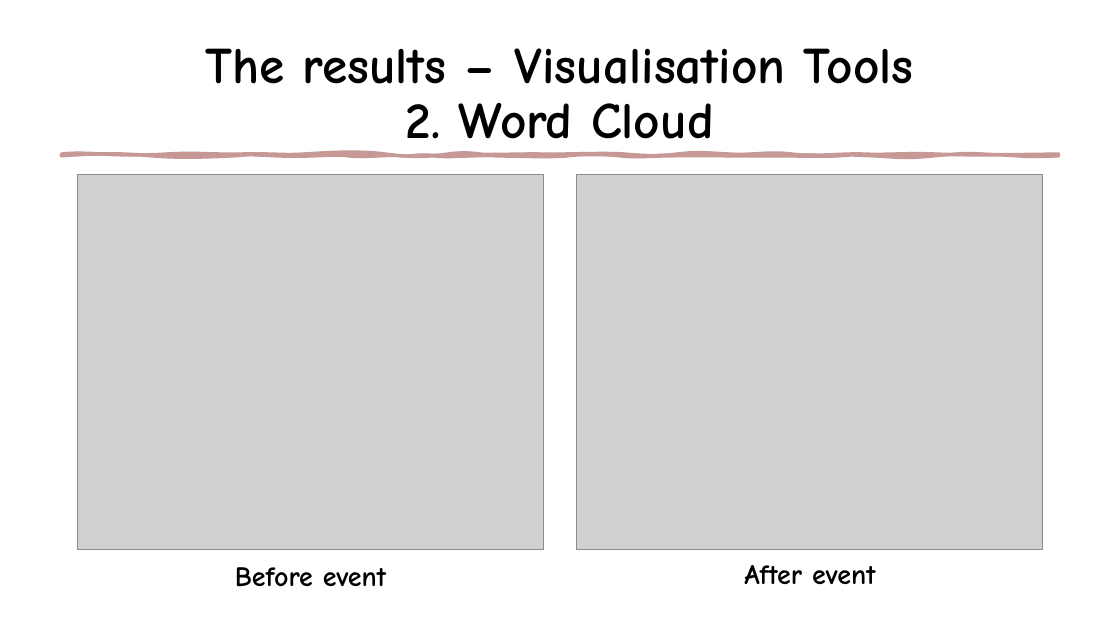
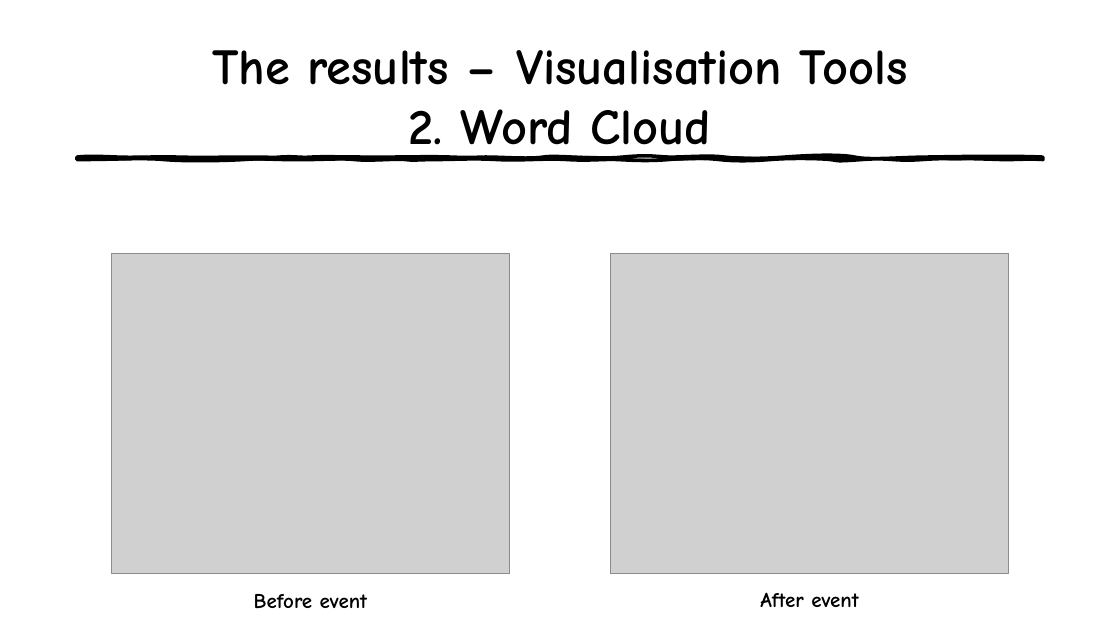
Before and after one commit to ionais/SentimentAnalysis, a slide deck: slide 14 of 20211215_ResearchMethodsProject_SentimentAnalysis_CocaCola.pptx. Drawn at 1120x630 pixels with LibreOffice and Linux fonts; fonts in the diff are those of the drawing; grey boxes stand for pictures. Boxes give left, top, right and bottom in pixels: in the first picture for what was removed or moved away, otherwise in the second. Text is boxed around its words. In the diff, an @@ line names an element or a change of style, - is before the commit and + after.

```diff
--- a/20211215_ResearchMethodsProject_SentimentAnalysis_CocaCola.pptx
+++ b/20211215_ResearchMethodsProject_SentimentAnalysis_CocaCola.pptx
@@ rectangle removed at (0, 0, 1120, 630) @@
@@ title "The results – Visualisation Tools ..." at (212, 50, 908, 160): size 44 to 43.2 pt; line spacing 0.9 to 1 @@
@@ freeform shape removed at (61, 154, 1059, 155) @@
@@ freeform shape added at (77, 157, 1044, 160), fill #000000, outline #000000 3 pt @@
@@ picture: place and size @@
-picture at (77, 174, 544, 549)
+picture at (111, 253, 509, 573)
@@ picture: place and size @@
-picture at (576, 174, 1044, 549)
+picture at (611, 253, 1009, 573)
@@ text "Before event": place and size @@
-text "Before event" at (235, 567, 386, 587)
+text "Before event" at (254, 594, 367, 608)
@@ text "Before event" at (254, 594, 367, 608): size 24 to 18 pt @@
@@ text "After event" at (760, 592, 858, 607): size 24 to 18 pt @@
@@ text "After event": place and size @@
-text "After event" at (744, 565, 875, 584)
+text "After event" at (760, 592, 858, 607)
```
Also in this commit, not shown: 17 other slides changed.
